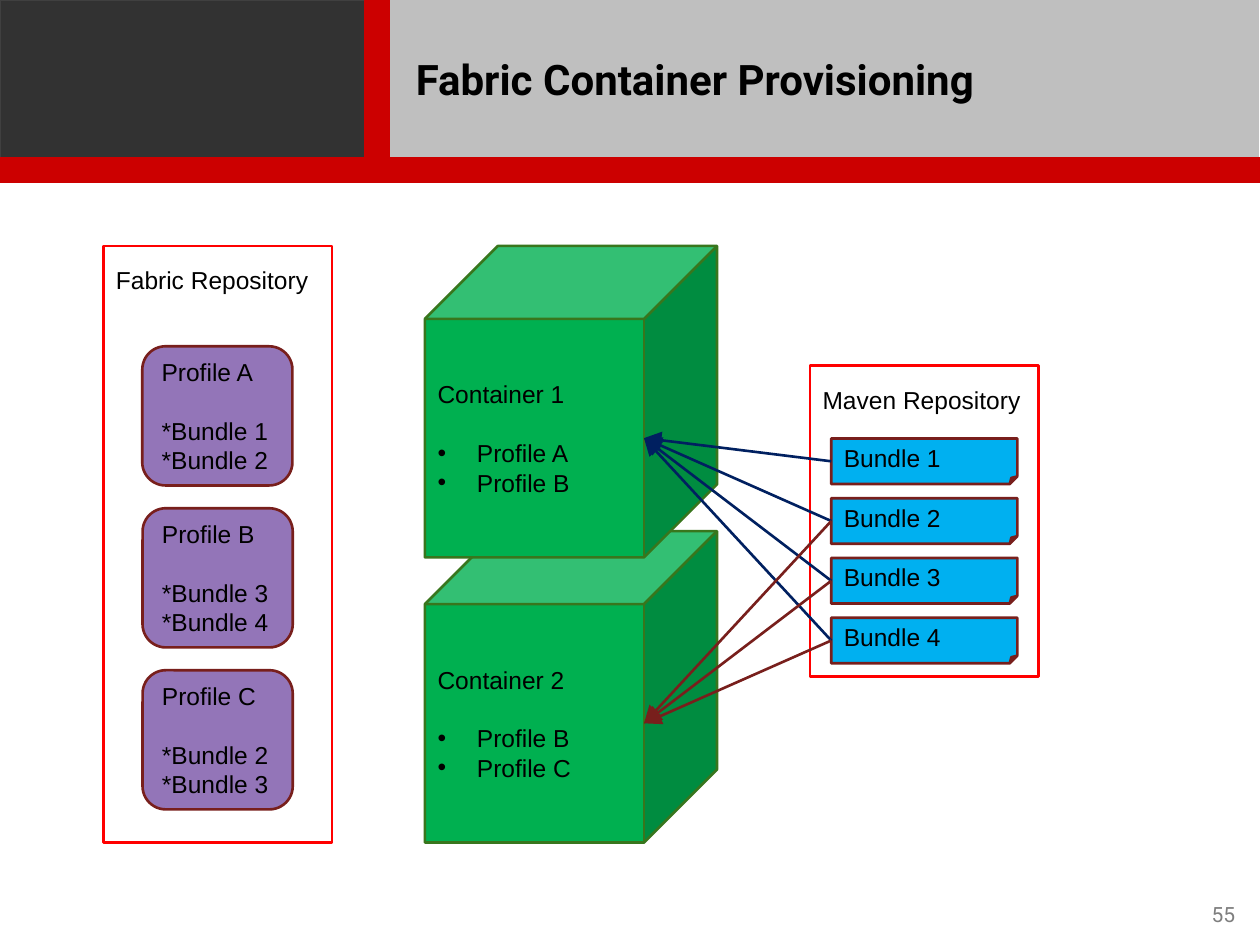
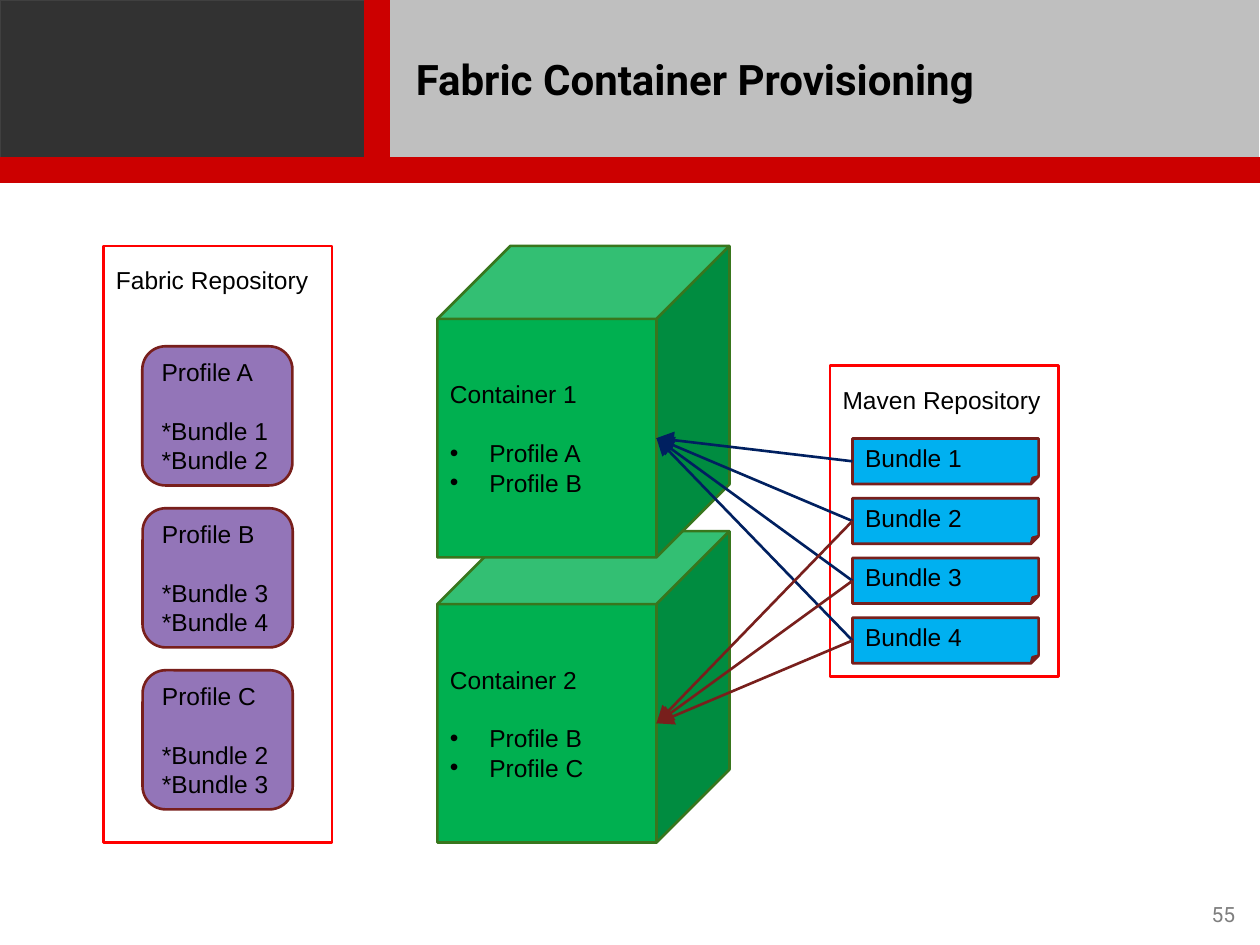
Before and after one commit to seansackowitz/associate-consultant-enablement-lab, a slide deck: slide 55 of presentations/Fuse/Fuse.pptx. Drawn at 1260x945 pixels with LibreOffice and Linux fonts; fonts in the diff are those of the drawing; background and template pictures are left out. Boxes give left, top, right and bottom in pixels: in the first picture for what was removed or moved away, otherwise in the second. Text is boxed around its words. In the diff, an @@ line names an element or a change of style, - is before the commit and + after.

```diff
--- a/presentations/Fuse/Fuse.pptx
+++ b/presentations/Fuse/Fuse.pptx
@@ cube "Container 1": place and size @@
-cube "Container 1" at <box>425,246,717,557</box>
+cube "Container 1" at <box>437,246,730,557</box>
@@ arrow moved from (832, 640) - (644, 438) to (853, 640) - (656, 438) @@
@@ arrow moved from (832, 581) - (644, 438) to (853, 581) - (656, 438) @@
@@ arrow moved from (832, 522) - (644, 438) to (853, 522) - (656, 438) @@
@@ arrow moved from (832, 461) - (644, 438) to (853, 461) - (656, 438) @@
@@ cube "Container 2": place and size @@
-cube "Container 2" at <box>425,530,717,842</box>
+cube "Container 2" at <box>437,530,730,842</box>
@@ arrow moved from (832, 522) - (644, 723) to (853, 522) - (656, 723) @@
@@ arrow moved from (832, 581) - (644, 723) to (853, 581) - (656, 723) @@
@@ 4 folded corners, 1 rectangle: place and size @@
-4 folded corners, 1 rectangle at <box>810,365,1038,677</box>
+4 folded corners, 1 rectangle at <box>830,365,1058,677</box>
@@ arrow moved from (832, 640) - (644, 723) to (853, 640) - (656, 723) @@
```
Also in this commit, not shown: 7 other slides changed, 2 slides added, 1 slide removed.
